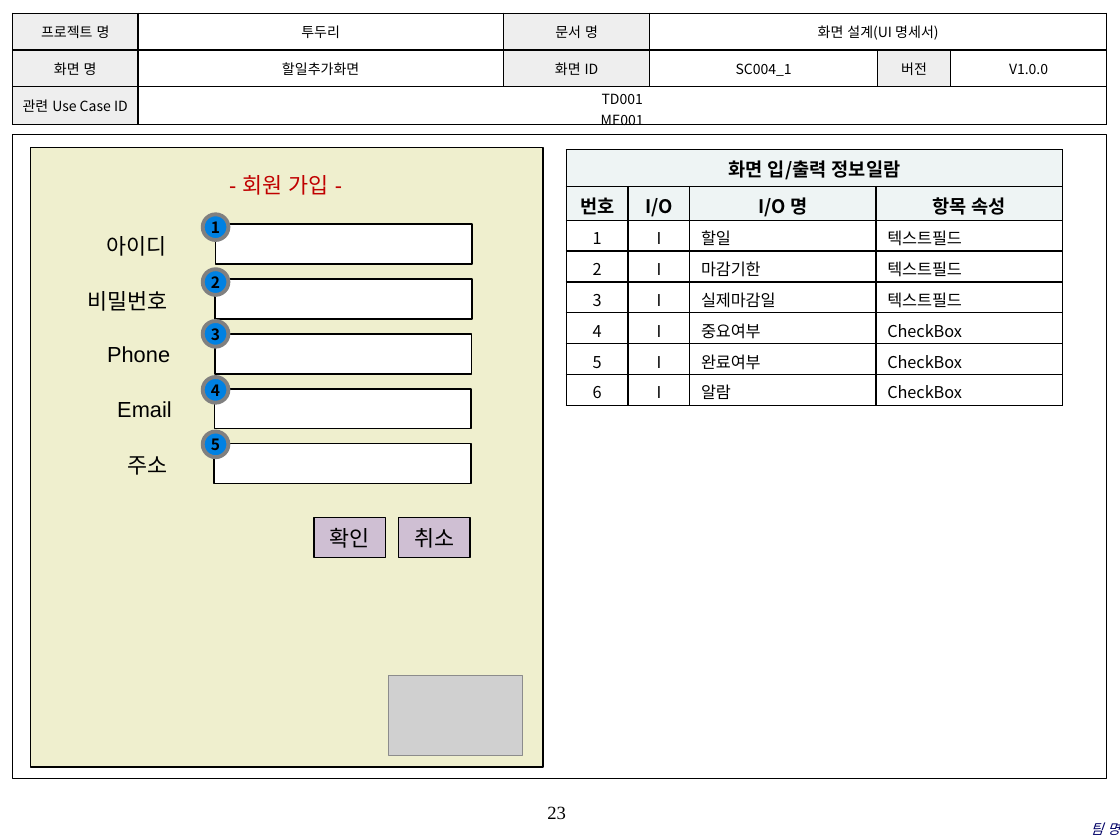
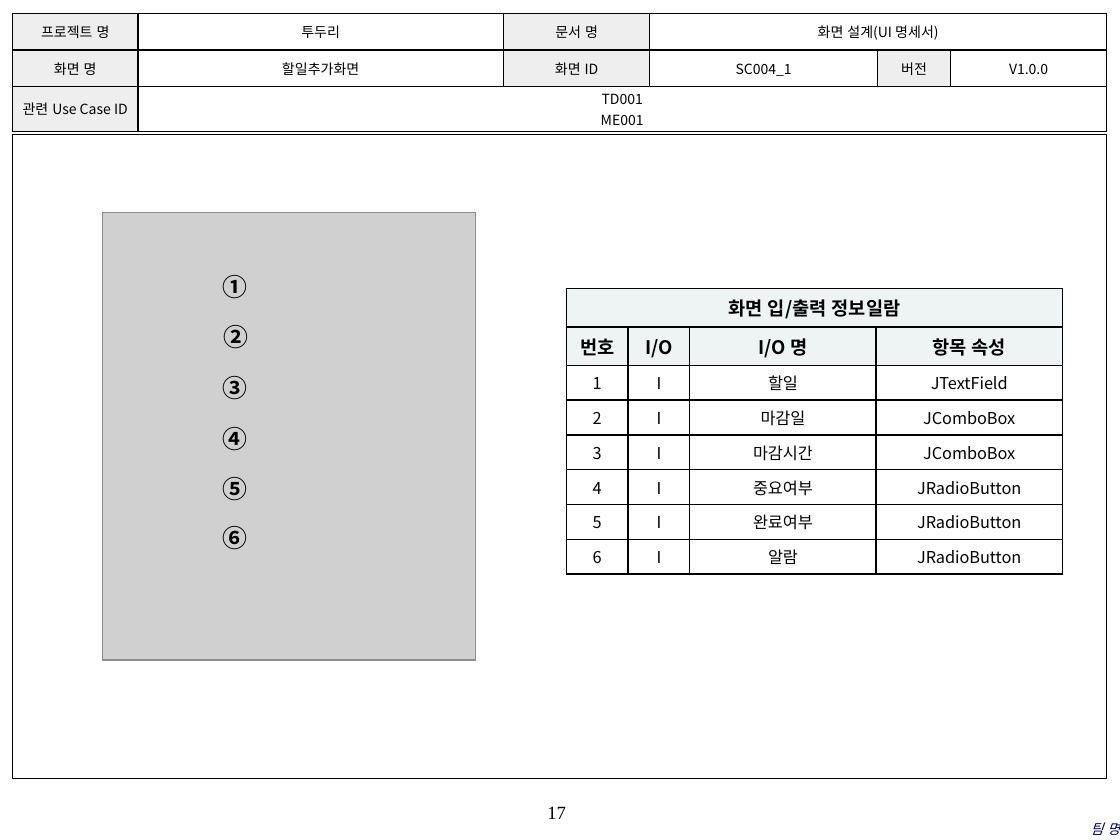
Before and after one commit to coskdms/SE2017_10_TenoutofTen, a slide deck: slide 17 of doc/3_ 설계서/UI Design Template.pptx (slide 23 before the commit). Drawn at 1120x840 pixels with LibreOffice and Linux fonts; fonts in the diff are those of the drawing; grey boxes stand for pictures; background and template pictures are left out. Boxes give left, top, right and bottom in pixels: in the first picture for what was removed or moved away, otherwise in the second. Text is boxed around its words. In the diff, an @@ line names an element or a change of style, - is before the commit and + after.

```diff
--- a/doc/3_ 설계서/UI Design Template.pptx
+++ b/doc/3_ 설계서/UI Design Template.pptx
@@ picture added at (x1=102, y1=212, x2=475, y2=660) @@
@@ vertical alignment middle to top; fill #0081E2 to none; outline #808080 2.5 pt to none in 5 elements at (x1=222, y1=477, x2=247, y2=501), (x1=223, y1=427, x2=248, y2=451), (x1=222, y1=376, x2=247, y2=400), (x1=223, y1=325, x2=248, y2=349), (x1=222, y1=275, x2=247, y2=299) @@
@@ text "①" moved from (x1=203, y1=214, x2=228, y2=240) to (x1=222, y1=275, x2=247, y2=299) @@
@@ text at (x1=222, y1=275, x2=247, y2=299): text changed; size 10 to 16 pt @@
-1
+①
@@ table at (x1=567, y1=289, x2=1062, y2=568) @@
-row 3, column 4: 텍스트필드
+row 3, column 4: JTextField
-row 4, column 3: 마감기한
+row 4, column 3: 마감일
-row 4, column 4: 텍스트필드
+row 4, column 4: JComboBox
-row 5, column 3: 실제마감일
+row 5, column 3: 마감시간
-row 5, column 4: 텍스트필드
+row 5, column 4: JComboBox
-row 6, column 4: CheckBox
+row 6, column 4: JRadioButton
-row 7, column 4: CheckBox
+row 7, column 4: JRadioButton
-row 8, column 4: CheckBox
+row 8, column 4: JRadioButton
@@ alignment left to centre @@
@@ table resized from (x1=567, y1=150, x2=1062, y2=405) to (x1=567, y1=289, x2=1062, y2=568) @@
@@ text "②" moved from (x1=203, y1=269, x2=228, y2=295) to (x1=223, y1=325, x2=248, y2=349) @@
@@ text at (x1=223, y1=325, x2=248, y2=349): text changed; size 10 to 16 pt @@
-2
+②
@@ text "③" moved from (x1=203, y1=321, x2=228, y2=347) to (x1=222, y1=376, x2=247, y2=400) @@
@@ text at (x1=222, y1=376, x2=247, y2=400): text changed; size 10 to 16 pt @@
-3
+③
@@ text "④" moved from (x1=203, y1=377, x2=228, y2=403) to (x1=223, y1=427, x2=248, y2=451) @@
@@ text at (x1=223, y1=427, x2=248, y2=451): text changed; size 10 to 16 pt @@
-4
+④
@@ text "⑤" moved from (x1=203, y1=431, x2=228, y2=457) to (x1=222, y1=477, x2=247, y2=501) @@
@@ text at (x1=222, y1=477, x2=247, y2=501): text changed; size 10 to 16 pt @@
-5
+⑤
@@ text added at (x1=223, y1=526, x2=248, y2=550), 16 pt, text #000000, bold @@
+⑥
@@ group removed at (x1=30, y1=148, x2=543, y2=767): 8 rectangles, 6 texts, 1 picture @@
-확인
-- 회원 가입 -
-아이디
-비밀번호
-Phone
-Email
-주소
-취소
@@ page number at (x1=547, y1=806, x2=566, y2=819): text changed @@
-23
+17
```
Also in this commit, not shown: 15 other slides changed, 5 slides added, 9 slides removed.
